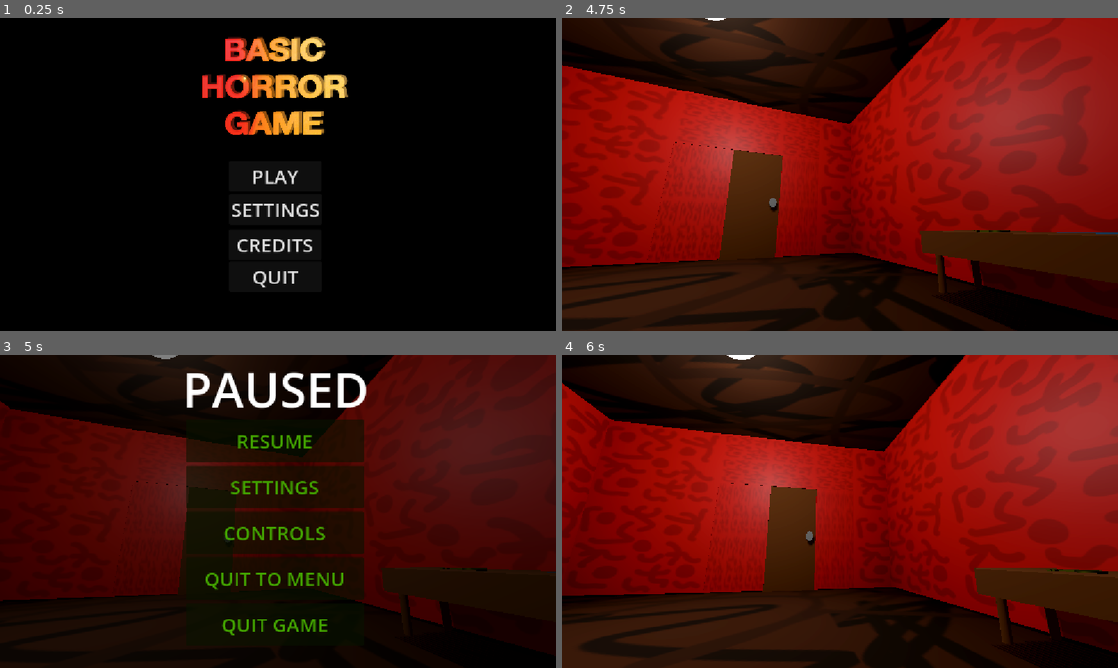
Above: before the commit, frames 1-4 (two rows, left to right).
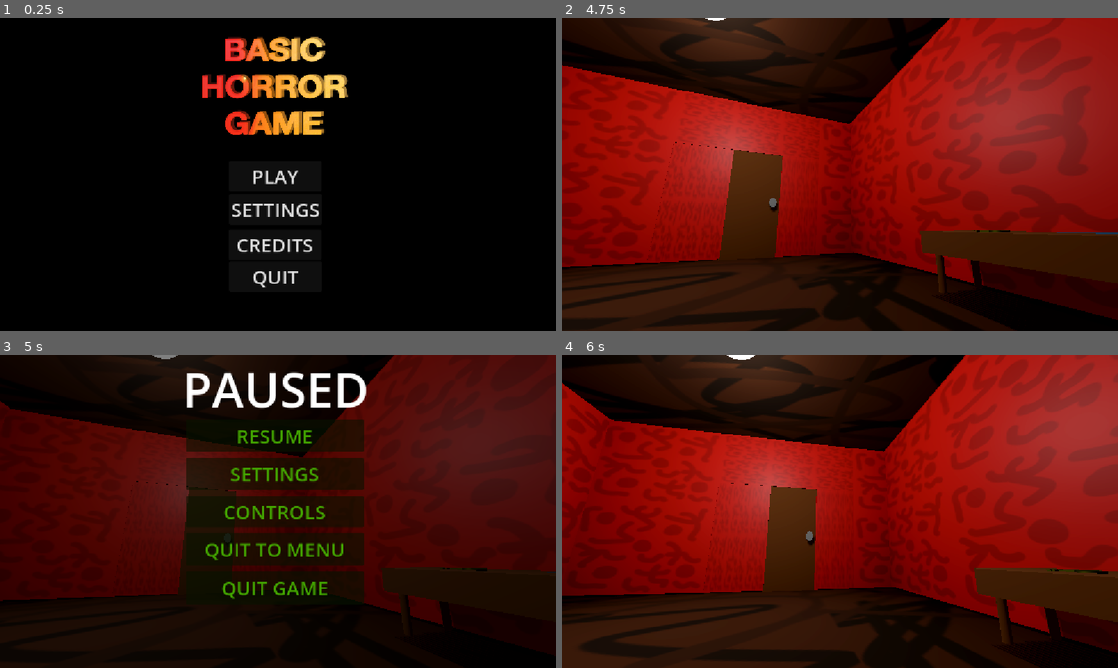
Above: after the commit, the same moments.

Repository: christiannoll/Basic3DGame
Game: Godot game, scene res://Scenes/main_menu.tscn
Two runs of this game, one before a commit and one after it. Both use one fixed random seed, a clock stepped at 60 frames per second and the inputs below. The engine's default icon, where the game draws it, is replaced by a stand-in: a white triangle on a blue panel in a dark square.
Inputs (mouse positions are in pixels of both pictures, inside the frame that each line leads up to):
- Up to frame 1 (0.25 s): no input
- Up to frame 2 (4.75 s): click "PLAY" at 0.5 s; move the mouse to (867, 174) at 1.27 s; hold W (forward) from 1.28 s (still down); tap F (flashlight) at 1.35, 3.6 s; tap Space (jump) at 1.52, 2.27, 3.77, 4.52 s; move the mouse to (812, 174) at 2.02 s; tap E (interact) at 2.1, 4.35 s; move the mouse to (851, 168) at 2.77 s; tap Shift (sprint) at 2.85 s; move the mouse to (834, 180) at 3.52 s; move the mouse to (878, 177) at 4.27 s
- Up to frame 3 (5 s): keep holding W (forward); tap Escape (pause) at 4.9 s
- Up to frame 4 (6 s): move the mouse to (673, 464) at 5.02 s; release W (forward) at 5.03 s; hold A (left) 5.03-5.75 s; tap Shift (sprint) at 5.1 s; tap Space (jump) at 5.27 s; click "RESUME" at 5.75 s

Frames 1-2 are identical in both runs. In frame 3, 5.8% of the frame differs, in the area x 33-66%, y 24-90%; in frame 4, nothing differs.

Commit message:
Fixed an issue in pause_menu

Diff:
--- a/Scenes/pause_menu.tscn
+++ b/Scenes/pause_menu.tscn
@@ -33,7 +33,7 @@
 offset_left = 385.0
 offset_top = 134.0
 offset_right = 754.0
-offset_bottom = 222.0
+offset_bottom = 201.0
 theme_override_font_sizes/font_size = 40
 text = "RESUME"
 
@@ -41,9 +41,9 @@
 modulate = Color(0.29803923, 0.7372549, 0, 1)
 layout_mode = 0
 offset_left = 385.0
-offset_top = 229.0
+offset_top = 213.0
 offset_right = 754.0
-offset_bottom = 317.0
+offset_bottom = 279.0
 theme_override_font_sizes/font_size = 40
 text = "SETTINGS"
 
@@ -51,9 +51,9 @@
 modulate = Color(0.29803923, 0.7372549, 0, 1)
 layout_mode = 0
 offset_left = 385.0
-offset_top = 324.0
+offset_top = 292.0
 offset_right = 754.0
-offset_bottom = 412.0
+offset_bottom = 357.0
 theme_override_font_sizes/font_size = 40
 text = "CONTROLS"
 
@@ -61,9 +61,9 @@
 modulate = Color(0.29803923, 0.7372549, 0, 1)
 layout_mode = 0
 offset_left = 385.0
-offset_top = 419.0
+offset_top = 368.0
 offset_right = 754.0
-offset_bottom = 507.0
+offset_bottom = 436.0
 theme_override_font_sizes/font_size = 40
 text = "QUIT TO MENU"
 
@@ -71,9 +71,9 @@
 modulate = Color(0.29803923, 0.7372549, 0, 1)
 layout_mode = 0
 offset_left = 385.0
-offset_top = 514.0
+offset_top = 447.0
 offset_right = 754.0
-offset_bottom = 602.0
+offset_bottom = 517.0
 theme_override_font_sizes/font_size = 40
 text = "QUIT GAME"
 
--- a/Scripts/pause_menu.gd
+++ b/Scripts/pause_menu.gd
@@ -16,6 +16,7 @@
 	Input.set_mouse_mode(Input.MOUSE_MODE_CAPTURED)
 
 func back_to_menu():
+	get_tree().paused = false
 	get_tree().change_scene_to_file("res://Scenes/main_menu.tscn")
 
 func quit_game():
